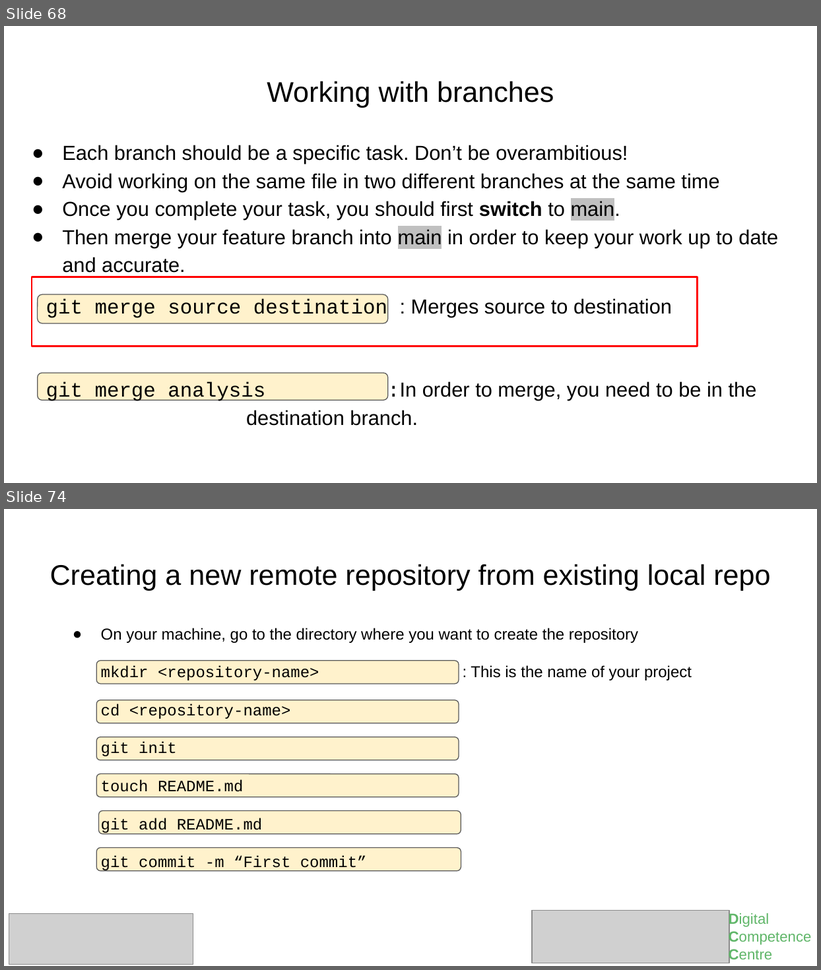
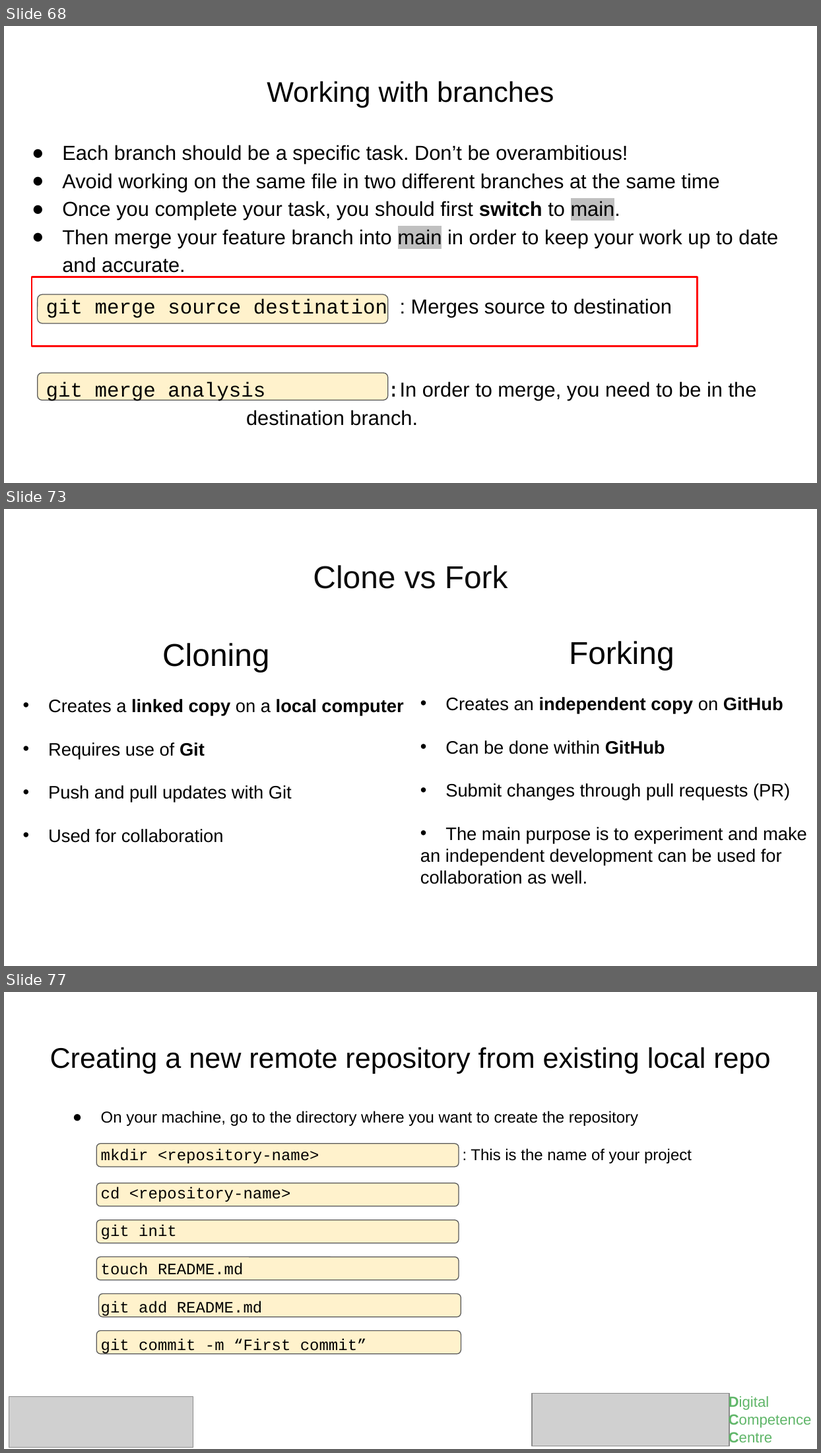
Before and after one commit to RUG-DCC-Research-Software/introduction_to_git_github, a slide deck: 07102025-Introduction_to_git_kapteyn.pptx. Shown one above the other, each under a label of ours: slides 68 and 74 before the commit, slides 68, 73 and 77 after it; the slides between them are not shown. The pictures are 821x970 and 821x1453 pixels, drawn with LibreOffice and Linux fonts; fonts in the diff are those of the drawing; grey boxes stand for pictures. Boxes give left, top, right and bottom in pixels: in the first picture for what was removed or moved away, otherwise in the second. Text is boxed around its words. In the diff, an @@ line names an element or a change of style, - is before the commit and + after.

```diff
--- a/07102025-Introduction_to_git_kapteyn.pptx
+++ b/07102025-Introduction_to_git_kapteyn.pptx
@@ slide 73 added at bbox=[4, 509, 817, 966], background #FFFFFF @@
@@ title added at bbox=[313, 565, 508, 589], 28 pt, text #0D0D0D @@
+Clone vs Fork
@@ text added at bbox=[48, 643, 403, 843], 16 pt, text #000000 @@
+Cloning
+• Creates a linked copy on a local computer
+• Requires use of Git
+• Push and pull updates with Git
+• Used for collaboration
@@ text added at bbox=[420, 641, 807, 885], 16 pt, text #000000 @@
+Forking
+• Creates an independent copy on GitHub
+• Can be done within GitHub
+• Submit changes through pull requests (PR)
+• The main purpose is to experiment and make
+an independent development can be used for
+collaboration as well.
@@ what was slide 74 is now slide 77 @@
```
Also in this commit, not shown: 12 slides changed, 2 other slides added.
